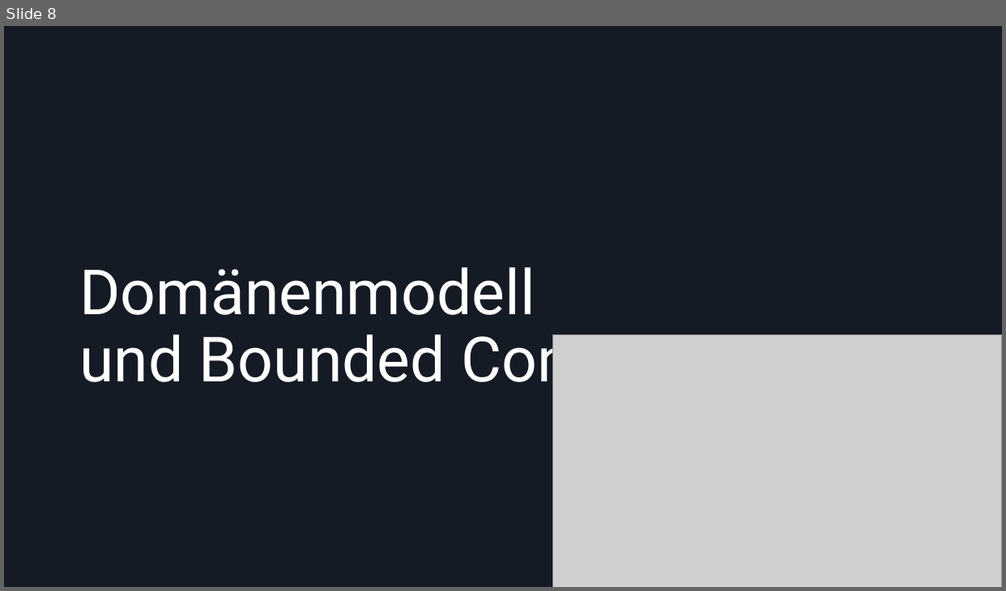
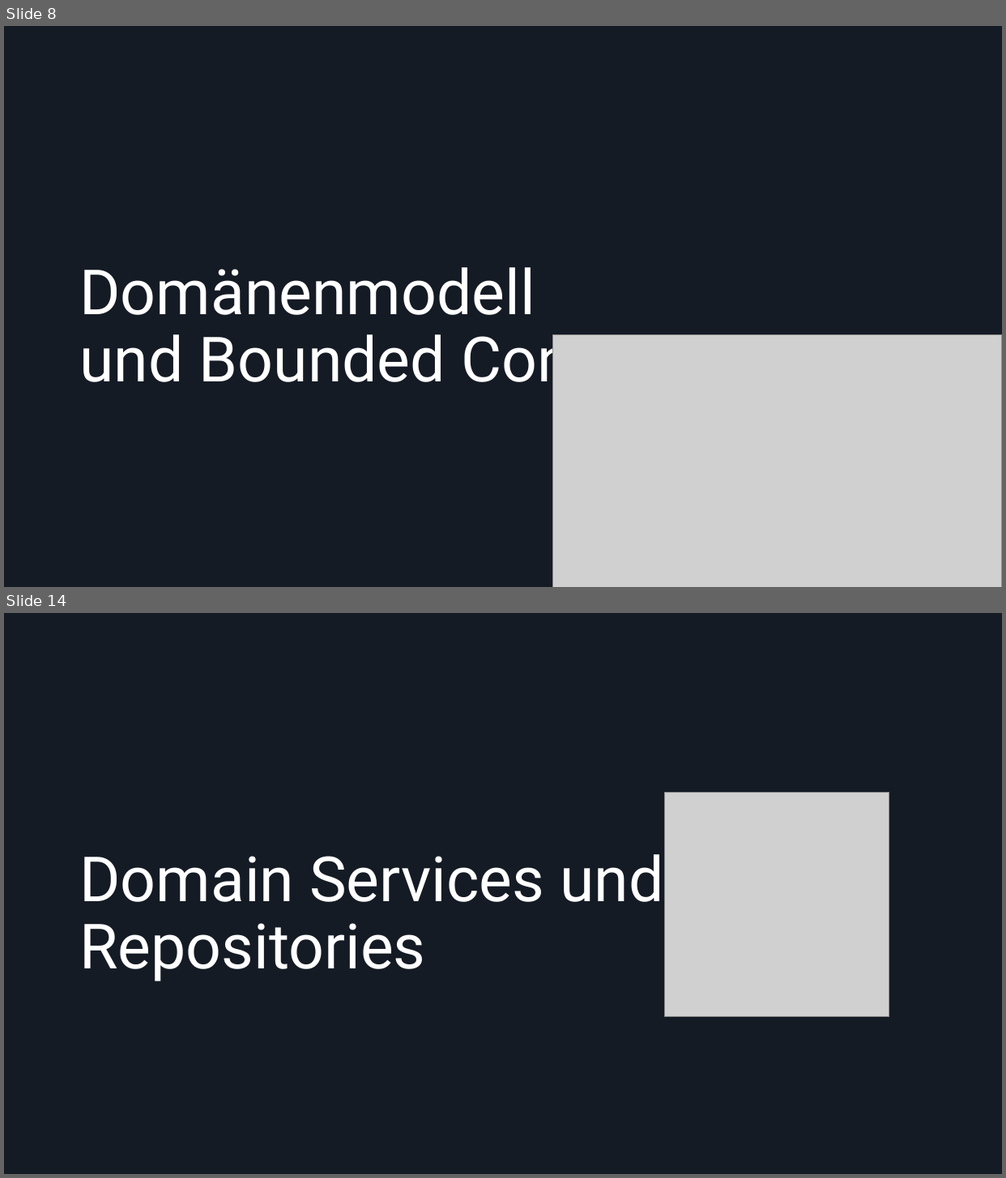
Before and after one commit to Dolokan/MSE_Roguelike, a slide deck: Moderne Softwareentwicklung Zwischenpräsentation.pptx. Shown one above the other, each under a label of ours: slide 8 before the commit, slides 8 and 14 after it; the slides between them are not shown. The pictures are 1006x591 and 1006x1178 pixels, drawn with LibreOffice and Linux fonts; fonts in the diff are those of the drawing; grey boxes stand for pictures. Boxes give left, top, right and bottom in pixels: in the first picture for what was removed or moved away, otherwise in the second. Text is boxed around its words. In the diff, an @@ line names an element or a change of style, - is before the commit and + after.

Commit message:
updated until slide 14

```diff
--- a/Moderne Softwareentwicklung Zwischenpräsentation.pptx
+++ b/Moderne Softwareentwicklung Zwischenpräsentation.pptx
@@ slide 14 added at [4, 613, 1002, 1174], background #151B25 @@
@@ picture added at [665, 792, 889, 1016] @@
@@ title added at [79, 854, 663, 982], 60 pt, text #FFFFFF @@
+Domain Services und Repositories
```
Also in this commit, not shown: 2 slides changed, 10 other slides added, 2 slides removed.
